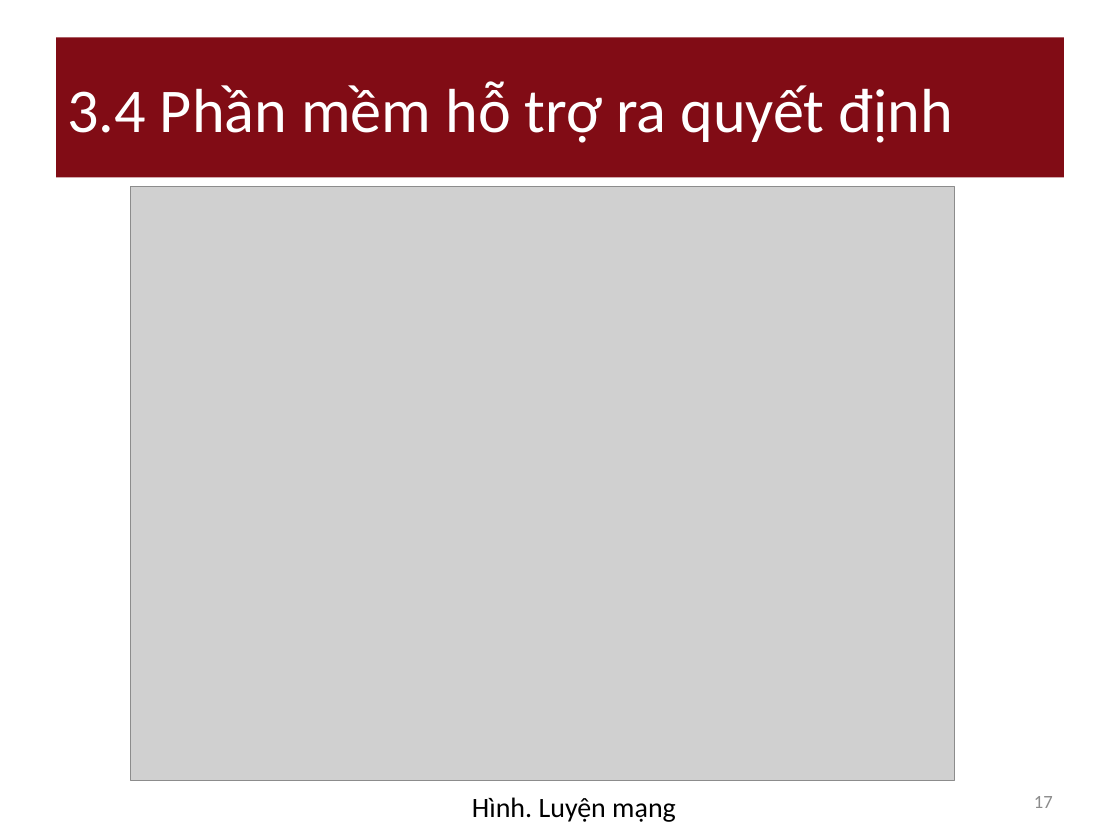
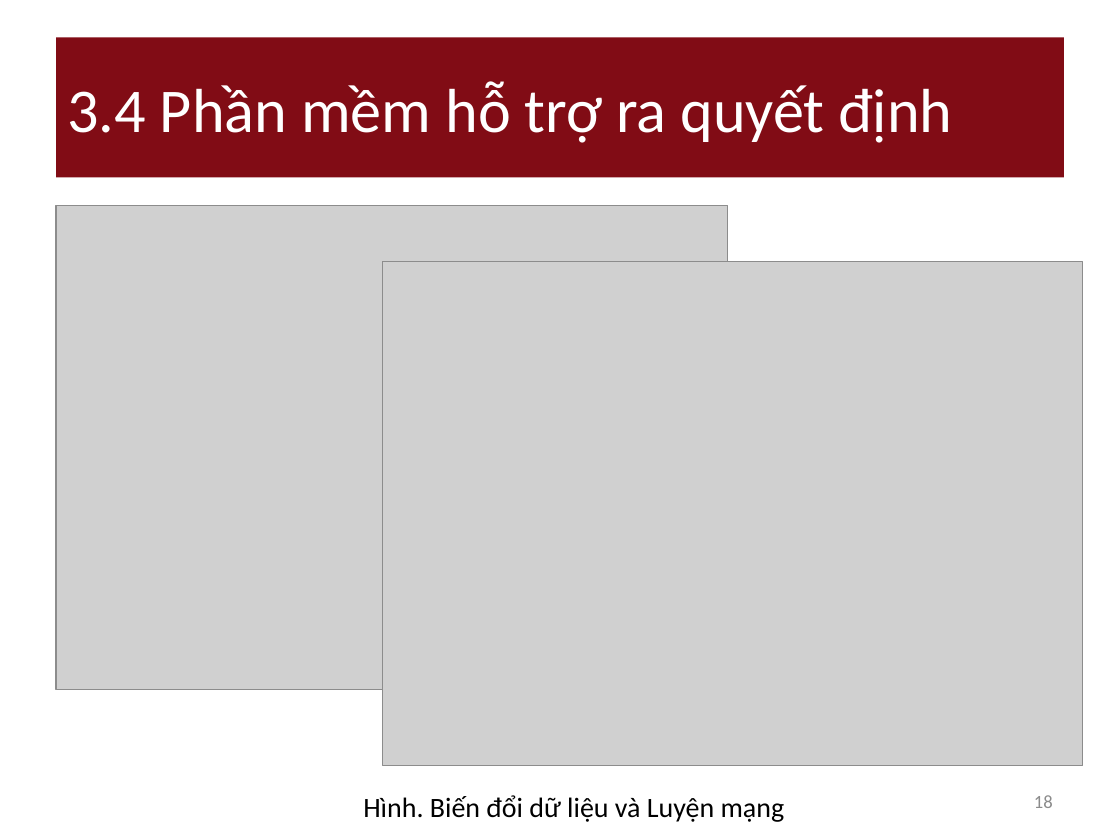
Before and after one commit to nguyendanhtu/drop-out, a slide deck: slide 18 of 01. Document/DropOut_Project_Report v_04.12.2011.pptx (slide 17 before the commit). Drawn at 1120x840 pixels with LibreOffice and Linux fonts; fonts in the diff are those of the drawing; grey boxes stand for pictures. Boxes give left, top, right and bottom in pixels: in the first picture for what was removed or moved away, otherwise in the second. Text is boxed around its words. In the diff, an @@ line names an element or a change of style, - is before the commit and + after.

```diff
--- a/01. Document/DropOut_Project_Report v_04.12.2011.pptx
+++ b/01. Document/DropOut_Project_Report v_04.12.2011.pptx
@@ picture added at (56, 205, 728, 689) @@
@@ picture: place and size @@
-picture at (131, 187, 955, 781)
+picture at (383, 261, 1083, 765)
@@ text at (363, 795, 785, 822): text changed @@
-Hình. Luyện mạng
+Hình. Biến đổi dữ liệu và Luyện mạng
@@ page number at (1034, 795, 1053, 808): text changed @@
-17
+18
```
Also in this commit, not shown: 4 other slides changed, 1 slide added.
